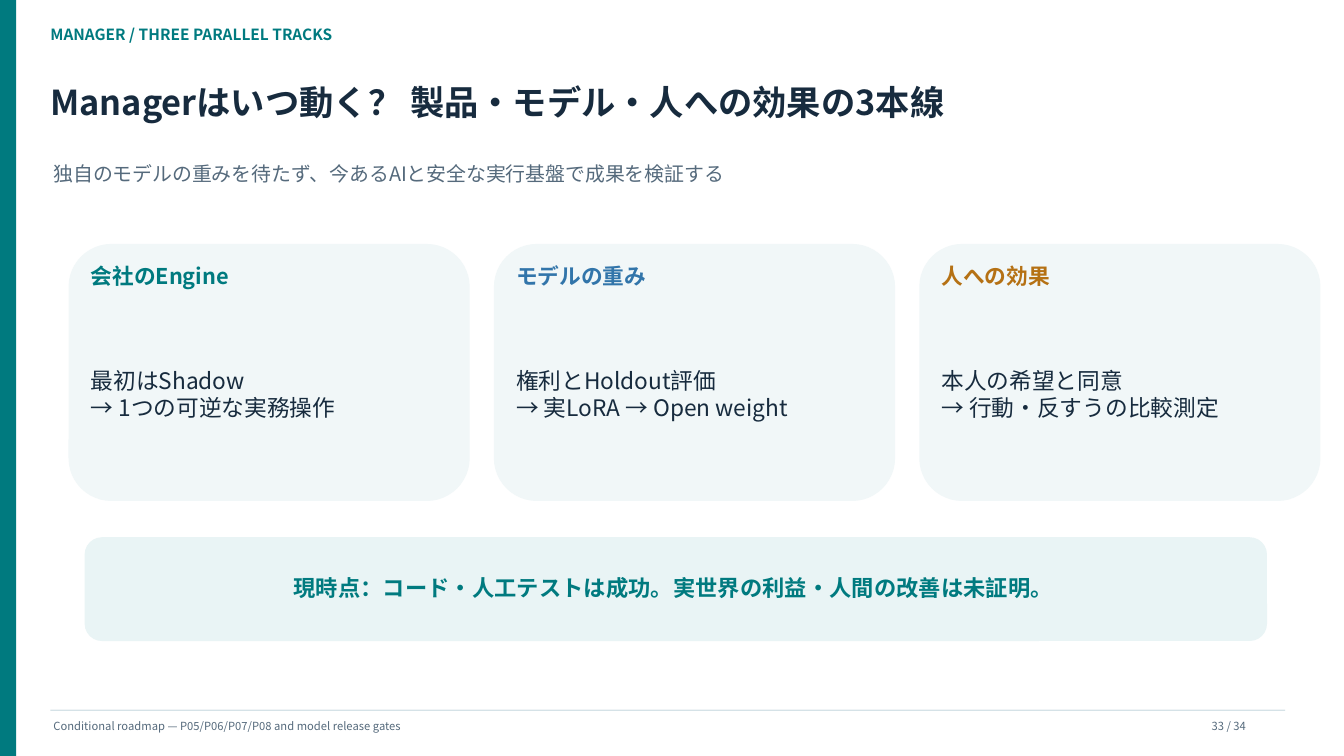
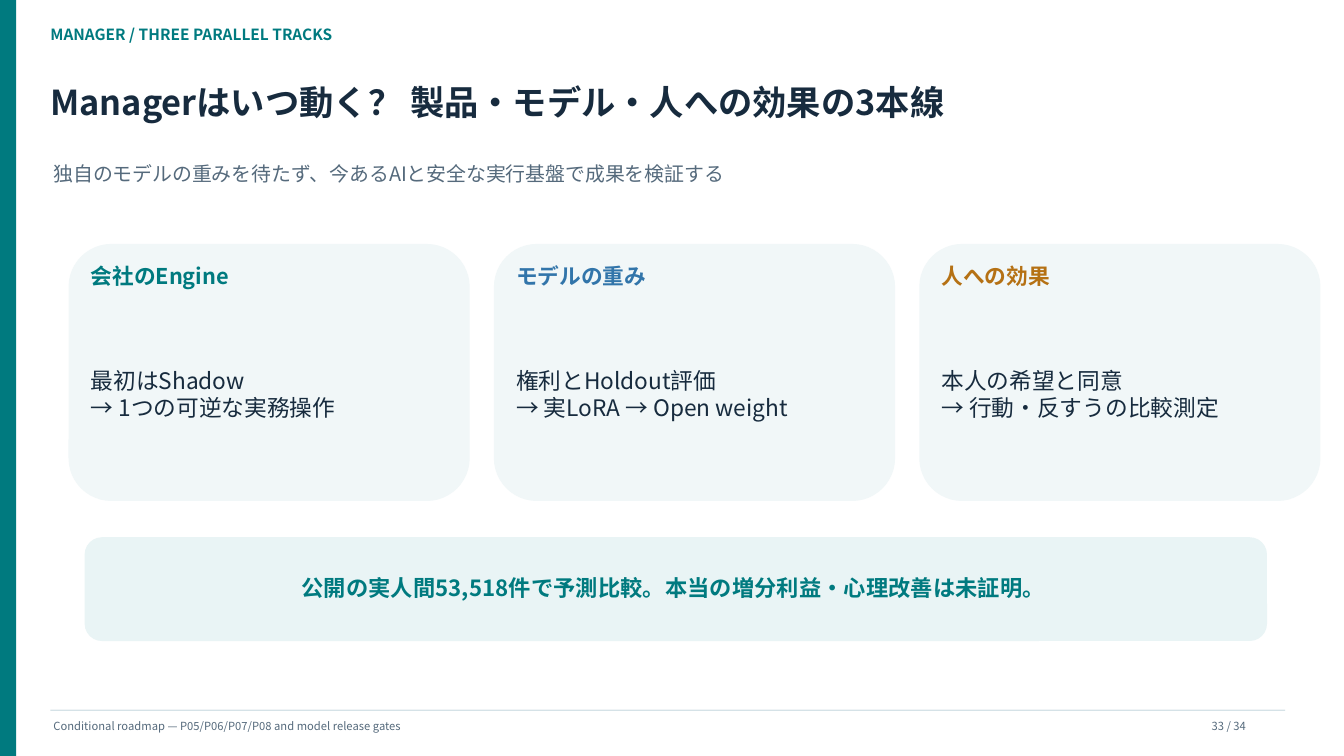
Before and after one commit to Daisuke134/anicca, a slide deck: slide 33 of docs/research/manager/masterclass/2026-11-04-p04-causal/journal_club/AI_BEHAVIOR_JOURNAL_CLUB_60MIN_JA.pptx. Drawn at 1344x756 pixels with LibreOffice and Linux fonts; fonts in the diff are those of the drawing. Boxes give left, top, right and bottom in pixels: in the first picture for what was removed or moved away, otherwise in the second. Text is boxed around its words. In the diff, an @@ line names an element or a change of style, - is before the commit and + after.

```diff
--- a/docs/research/manager/masterclass/2026-11-04-p04-causal/journal_club/AI_BEHAVIOR_JOURNAL_CLUB_60MIN_JA.pptx
+++ b/docs/research/manager/masterclass/2026-11-04-p04-causal/journal_club/AI_BEHAVIOR_JOURNAL_CLUB_60MIN_JA.pptx
@@ text at [302, 577, 1045, 601]: text changed @@
-現時点：コード・人工テストは成功。実世界の利益・人間の改善は未証明。
+公開の実人間53,518件で予測比較。本当の増分利益・心理改善は未証明。
```
Also in this commit, not shown: 2 other slides changed, 4 other files.
